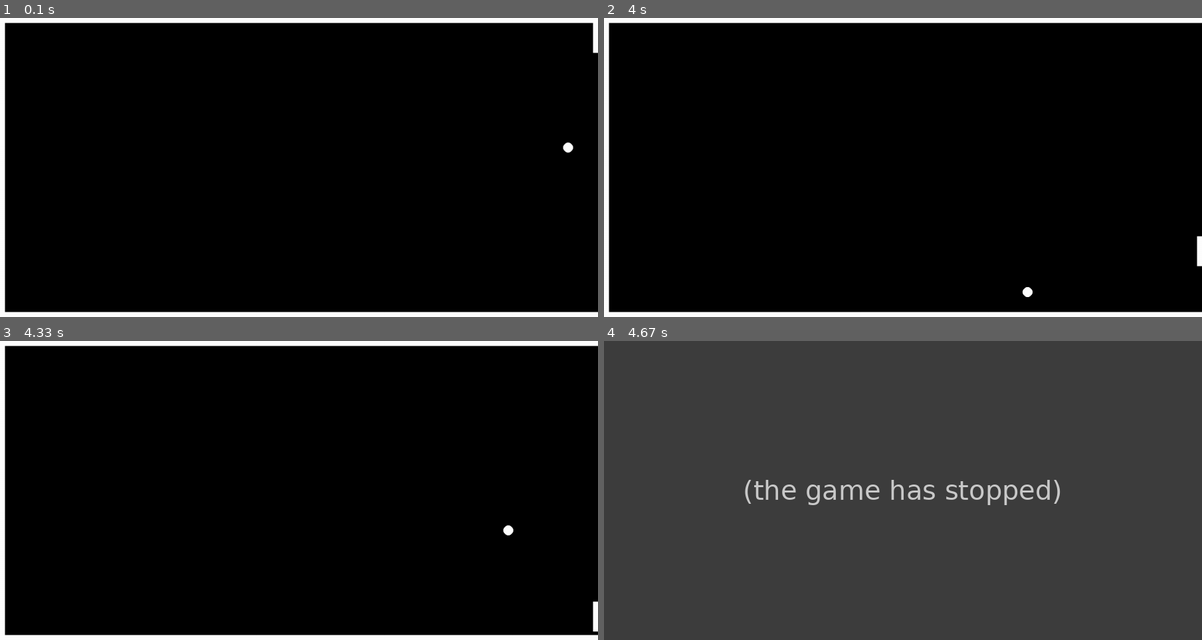
Above: before the commit, frames 1-4 (two rows, left to right).
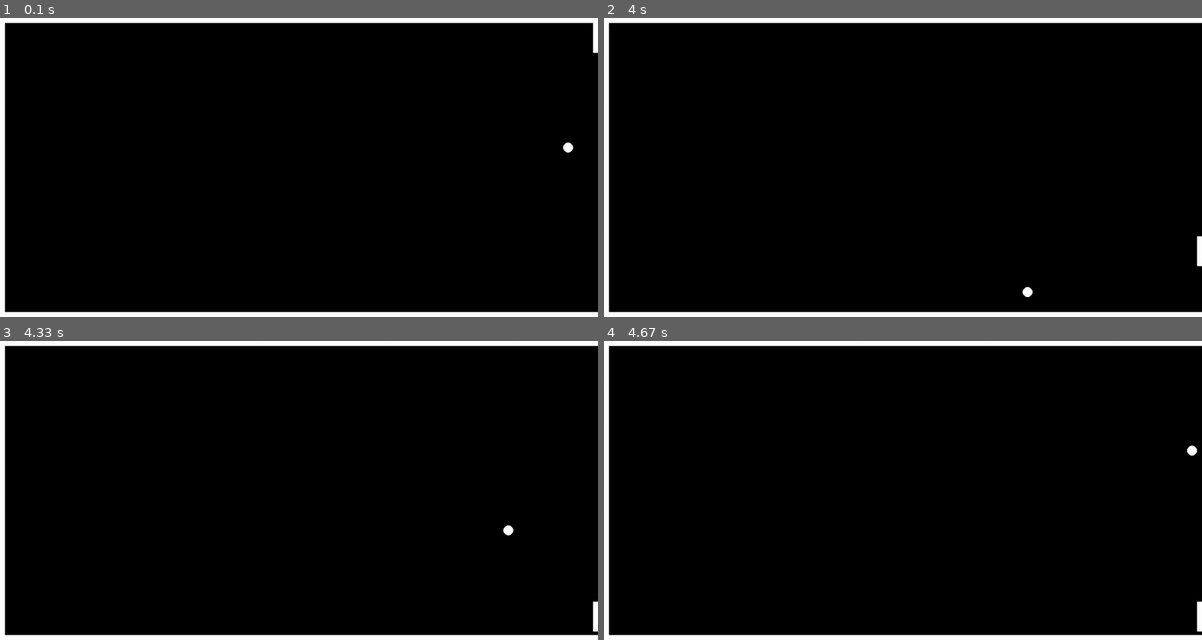
Above: after the commit, the same moments.

Repository: OliverWBurke/pygame-learning
Game: pygame game, started from main.py
The game is run twice, just before and just after one commit, with the same random seed, the same clock (stepped at 60 frames per second) and the same inputs.
Inputs (mouse positions are in pixels of both pictures, inside the frame that each line leads up to):
- Up to frame 1 (0.1 s): no input
- Up to frame 2 (4 s): click (903, 167) at 0.38 s; click (962, 233) at 0.72 s; click (1124, 272) at 1.05 s; click (759, 107) at 1.38 s; click (903, 203) at 1.72 s; click (819, 104) at 2.05 s; click (1112, 245) at 2.38 s; click (705, 197) at 2.72 s; click (729, 110) at 3.05 s; click (759, 218) at 3.38 s; click (1118, 236) at 3.72 s
- Up to frame 3 (4.33 s): click (119, 601) at 4.05 s
- Up to frame 4 (4.67 s): no input

Frames 1-3 are identical in both runs. In frame 4, 100% of the frame differs, in the area x 0-100%, y 0-100%.
Before the commit the program exited at 4.63 s; later frames show no game.

Commit message:
add status to support game over state

Diff:
--- a/main.py
+++ b/main.py
@@ -73,17 +73,18 @@
     def check_paddle(self, paddle):
         if self.x_position < self.screen.get_width() - self.border_and_ball_width:
             logging.debug("ball in play")
-            return True, 0
+            return 0
         else:
             logging.info("Ball at end")
             paddle_top, paddle_bottom = paddle.get_position()
             if self.y_position in range(paddle_top-self.radius, paddle_bottom + self.radius):
                 self.x_velocity = self.x_velocity * -1
                 logging.info("Hit - Add Score")
-                return True, 1
+                return 1
             else:
                 logging.info("Missed - Game Over")
-                return False, 0
+                self.game_setup["status"] = "game over"
+                return 0
 
 
 class Paddle:
@@ -153,7 +154,6 @@
     else:
         logging.basicConfig(level=logging.INFO)
     pygame.init()
-    playing = True
 
     game_setup = {
         "score": 0,
@@ -161,7 +161,8 @@
         "SCREEN_HEIGHT": 600,
         "BORDER_WIDTH": 10,
         "BACKGROUND_COLOUR": 'Black',
-        "FOREGROUND_COLOUR": 'White'
+        "FOREGROUND_COLOUR": 'White',
+        "status": "playing"
     }
     game_setup["screen"] = pygame.display.set_mode(
         (game_setup["SCREEN_WIDTH"], game_setup["SCREEN_HEIGHT"])
@@ -172,17 +173,21 @@
     paddle = Paddle(game_setup)
     paddle.show()
 
-    while playing:
+    while game_setup["status"] == "playing":
         e = pygame.event.poll()
         if e.type == pygame.QUIT:
             break
-
         sleep(0.02)
         ball.update()
         paddle.update()
-        playing, score_update = ball.check_paddle(paddle)
+        score_update = ball.check_paddle(paddle)
         game_setup['score'] += score_update
         logging.info(f"Score is {game_setup['score']}")
+
+    while game_setup["status"] == "game over":
+        e = pygame.event.poll()
+        if e.type == pygame.KEYDOWN:
+            break
 
 
 if __name__ == "__main__":
